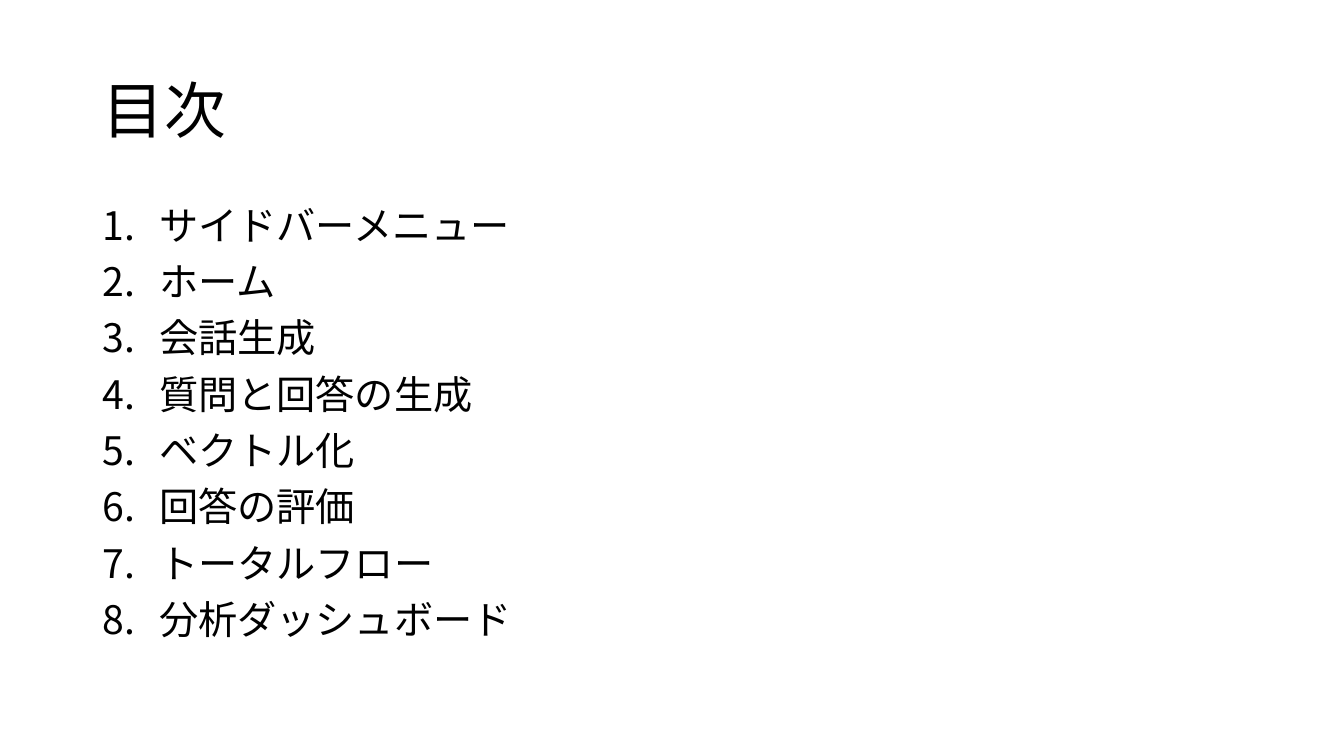
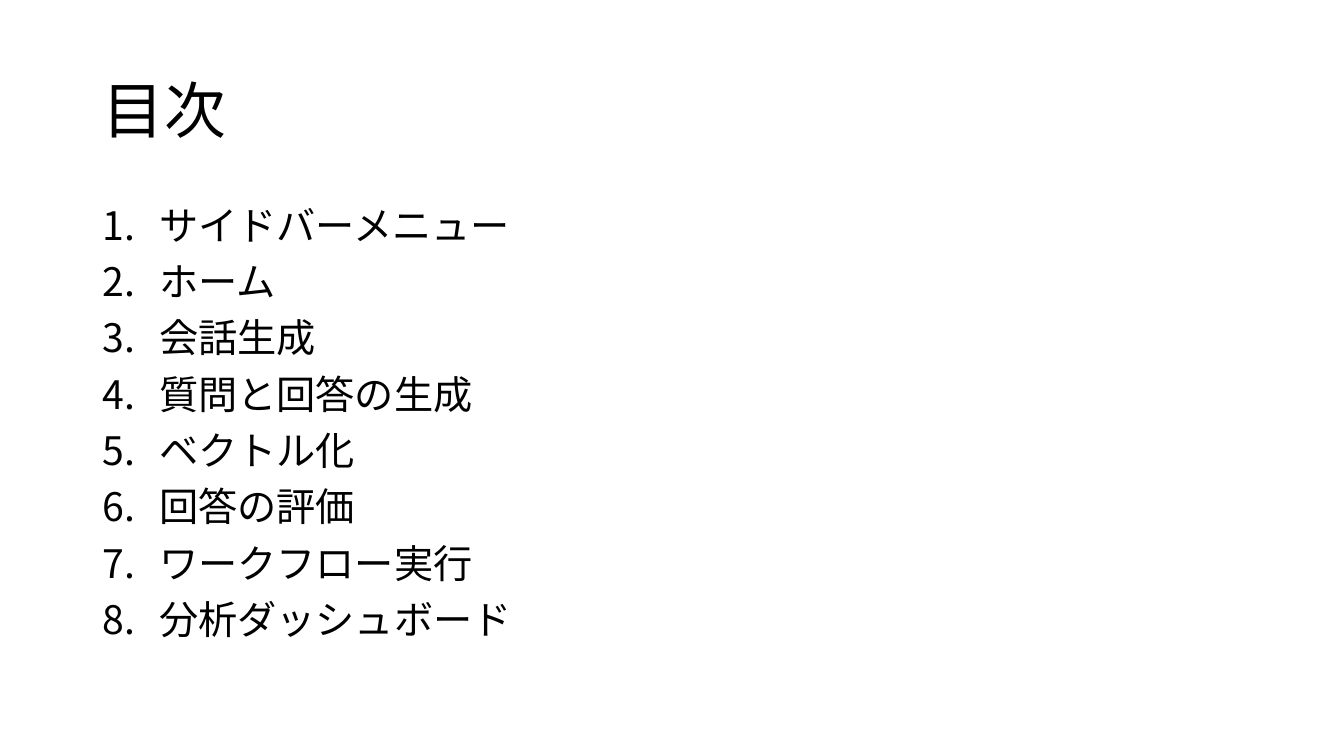
Before and after one commit to flymywife/Meta-CommunicationRAG, a slide deck: slide 4 of mcrag-app-mcp/sample/MCRAG_mcp_マニュアル.pptx (slide 3 before the commit). Drawn at 1344x756 pixels with LibreOffice and Linux fonts; fonts in the diff are those of the drawing. Boxes give left, top, right and bottom in pixels: in the first picture for what was removed or moved away, otherwise in the second. Text is boxed around its words. In the diff, an @@ line names an element or a change of style, - is before the commit and + after.

```diff
--- a/mcrag-app-mcp/sample/MCRAG_mcp_マニュアル.pptx
+++ b/mcrag-app-mcp/sample/MCRAG_mcp_マニュアル.pptx
@@ text at box(159, 545, 472, 582): text changed @@
-7. トータルフロー
+7. ワークフロー実行
```
Also in this commit, not shown: 7 other slides changed, 2 slides added, 23 other files.
